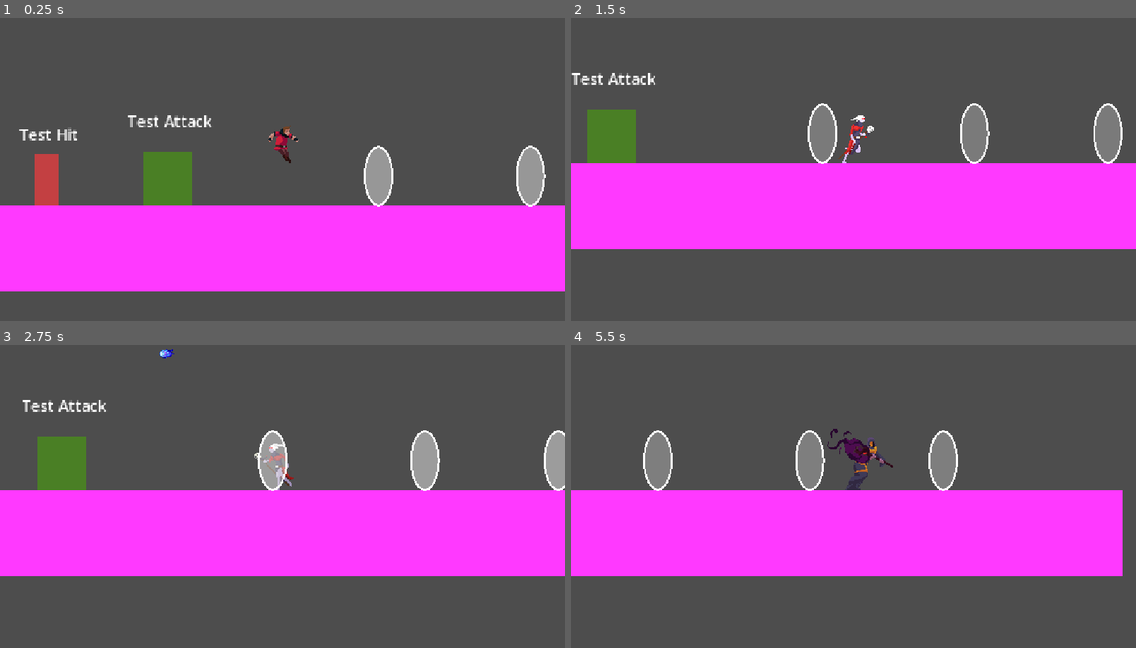
Above: before the commit, frames 1-4 (two rows, left to right).
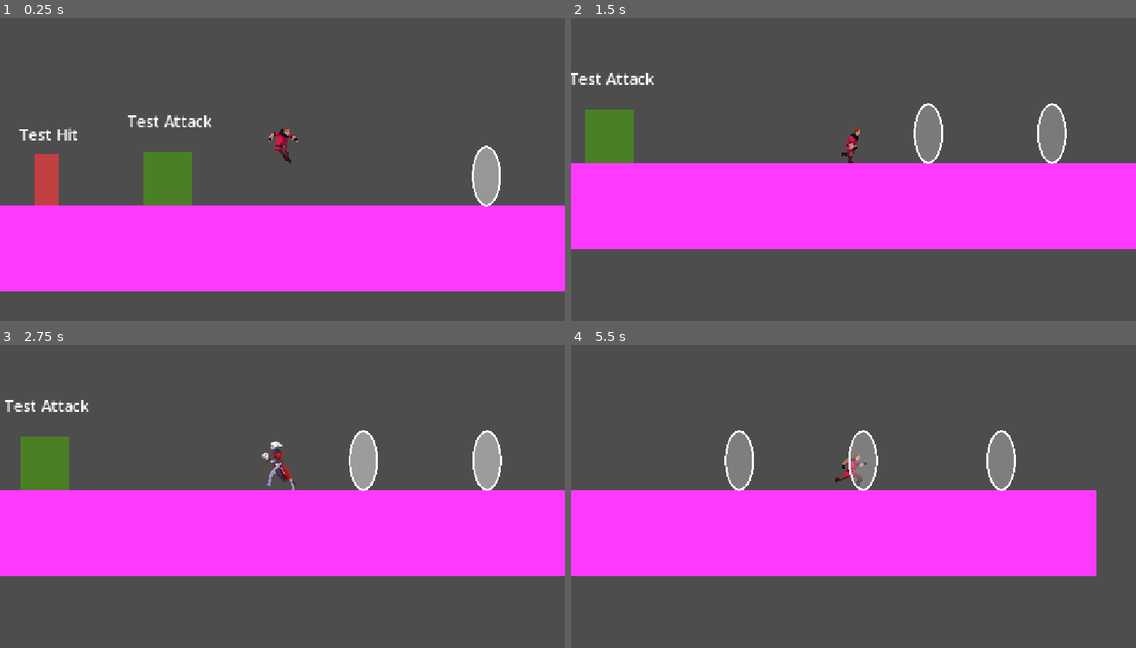
Above: after the commit, the same moments.

Repository: CarlesRa/mantle
Game: Godot game, scene res://sandbox/player/test_player.tscn
Two runs of this game, one before a commit and one after it. Both use one fixed random seed, a clock stepped at 60 frames per second and the inputs below. The project has no main scene, so this scene is started directly.
Inputs:
- Up to frame 1 (0.25 s): no input
- Up to frame 2 (1.5 s): hold D (move_right) from 0.53 s (still down); tap J (attack) at 0.6 s; tap W (jump) at 0.77 s; tap K (attack_secondary) at 1.35 s
- Up to frame 3 (2.75 s): tap W (jump) at 1.52 s; release D (move_right) at 2.03 s; hold A (move_left) from 2.03 s (still down); tap J (attack) at 2.1 s
- Up to frame 4 (5.5 s): release A (move_left) at 2.78 s; hold D (move_right) 2.78-4.28 s; tap K (attack_secondary) at 2.85, 4.35 s; tap W (jump) at 3.02, 3.77, 4.52 s; tap J (attack) at 3.6, 5.1 s; hold A (move_left) 4.28-5.03 s; hold D (move_right) from 5.03 s (still down)

The runs differ from the first frame. In frame 1, 2.4% of the frame differs, in the area x 64-97%, y 42-63%; in frame 2, 4.9%; in frame 3, 5.5%; in frame 4, 6.5%, in the area x 12-98%, y 27-77%.

Commit message:
chore(sandbox): reposition form portals in test scene

Diff:
--- a/sandbox/player/test_player.tscn
+++ b/sandbox/player/test_player.tscn
@@ -105,13 +105,13 @@
 text = "Test Attack"
 
 [node name="FemaleWizardPortal" parent="." unique_id=1039796977 instance=ExtResource("6_jbxrc")]
-position = Vector2(677, 560)
+position = Vector2(787, 560)
 form = ExtResource("7_xvwap")
 
 [node name="MaleWizardPortal" parent="." unique_id=1025706907 instance=ExtResource("6_jbxrc")]
-position = Vector2(832, 560)
+position = Vector2(1054, 560)
 form = ExtResource("8_a8p66")
 
 [node name="BasePortal" parent="." unique_id=687469125 instance=ExtResource("6_jbxrc")]
-position = Vector2(968, 560)
+position = Vector2(913, 560)
 form = ExtResource("2_dynb8")
